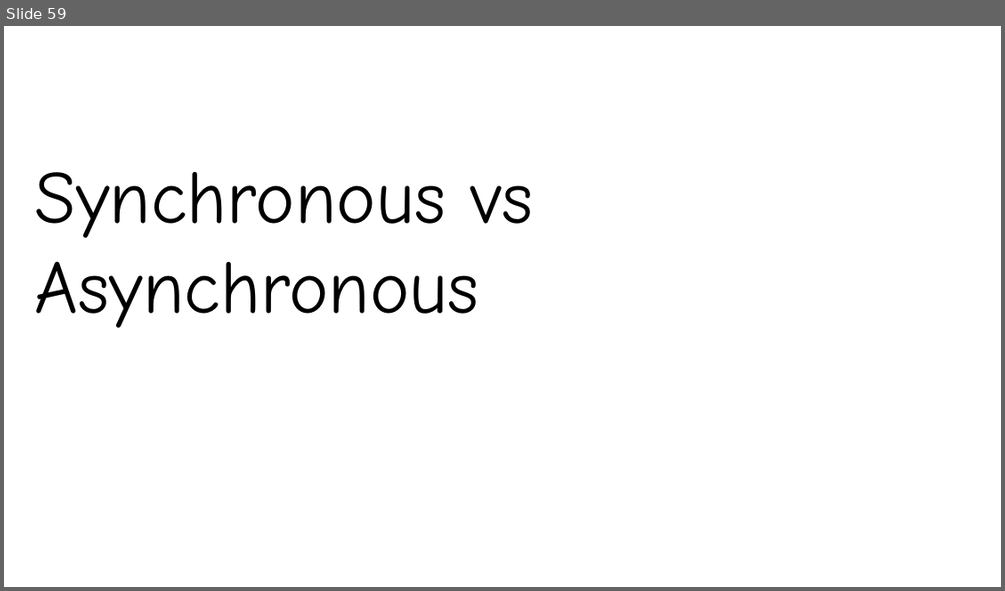
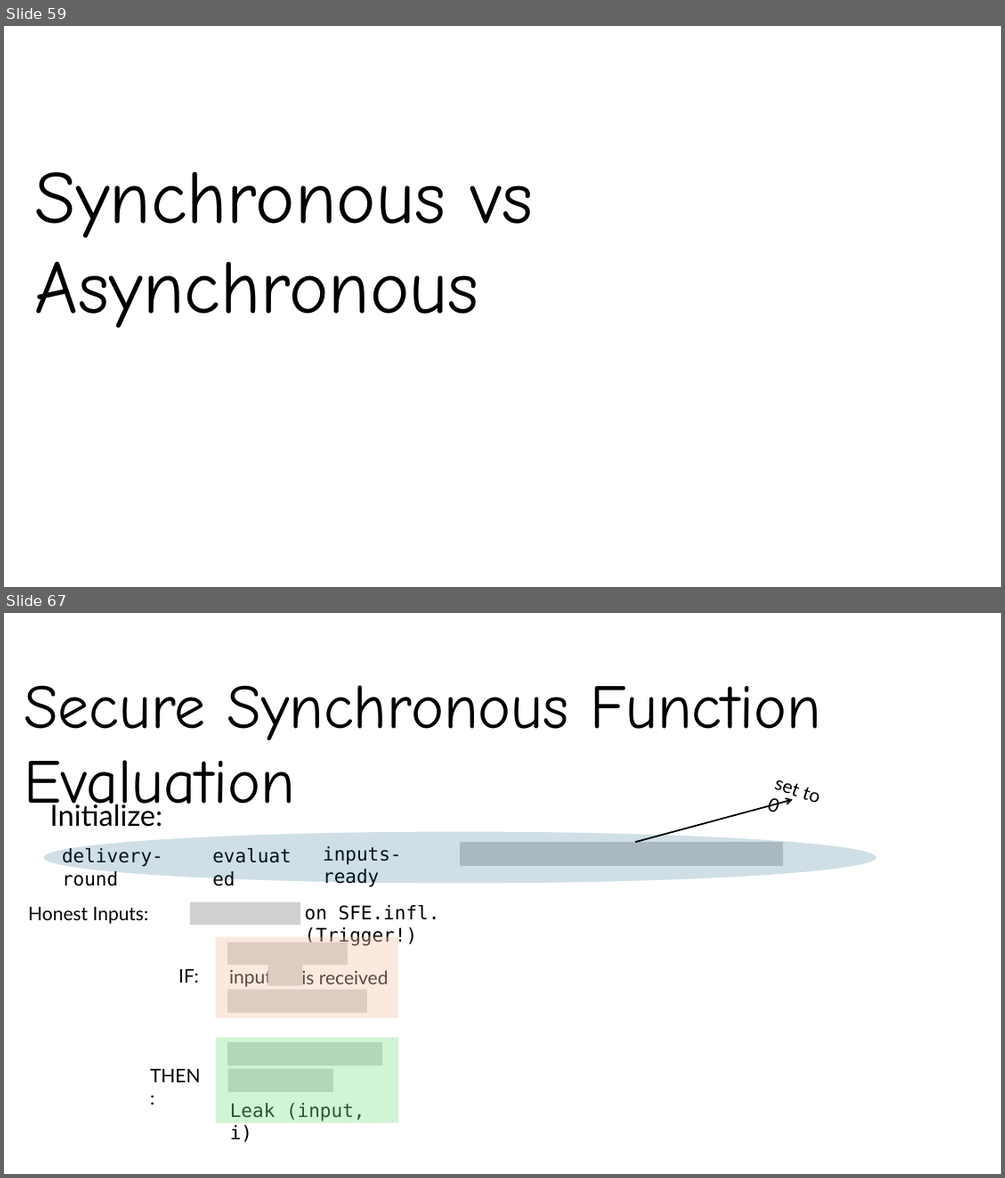
Before and after one commit to privacy-iitk/cs714-26-Winter, a slide deck: Chapter4.pptx. Shown one above the other, each under a label of ours: slide 59 before the commit, slides 59 and 67 after it; the slides between them are not shown. The pictures are 1005x591 and 1005x1178 pixels, drawn with LibreOffice and Linux fonts; fonts in the diff are those of the drawing; grey boxes stand for pictures. Boxes give left, top, right and bottom in pixels: in the first picture for what was removed or moved away, otherwise in the second. Text is boxed around its words. In the diff, an @@ line names an element or a change of style, - is before the commit and + after.

```diff
--- a/Chapter4.pptx
+++ b/Chapter4.pptx
@@ slide 67 added at (4,613,1001,1174), background #FFFFFF @@
@@ text added at (24,685,821,822), 60 pt, text #000000 @@
+Secure Synchronous Function Evaluation
@@ arrow added from (635, 842) to (793, 799), #000000 1.5 pt @@
@@ text added at (767,780,797,812), 18 pt, text #000000 @@
+set to 0
@@ text added at (50,800,163,827), 28 pt, text #000000 @@
+Initialize:
@@ ellipse added at (44,831,877,883), fill #156082 at 20% opacity @@
@@ text added at (62,847,163,886), 18 pt, text #000000 @@
+delivery-round
@@ text added at (205,841,309,871), 18 pt, text #000000 @@
+evaluated
@@ text added at (323,846,401,887), 18 pt, text #000000 @@
+inputs-ready
@@ picture added at (461,842,783,866) @@
@@ picture added at (190,901,301,925) @@
@@ text added at (305,905,440,946), 18 pt, text #000000 @@
+on SFE.infl. (Trigger!)
@@ text added at (28,907,149,924), 18 pt, text #000000 @@
+Honest Inputs:
@@ rectangle added at (216,937,398,1018), fill #F6C6AD at 37% opacity @@
@@ picture added at (227,942,348,965) @@
@@ text added at (178,969,199,982), 18 pt, text #000000 @@
+IF:
@@ text added at (229,969,272,987), 18 pt, text #000000 @@
+input
@@ picture added at (268,963,303,985) @@
@@ text added at (301,970,388,984), 18 pt, text #000000 @@
+is received
@@ picture added at (227,989,367,1013) @@
@@ rectangle added at (216,1037,398,1123), fill #84E291 at 37% opacity @@
@@ picture added at (227,1042,382,1065) @@
@@ text added at (150,1069,201,1082), 18 pt, text #000000 @@
+THEN:
@@ picture added at (227,1069,333,1092) @@
@@ text added at (230,1103,364,1142), 18 pt, text #000000 @@
+Leak (input, i)
```
Also in this commit, not shown: 1 slide changed, 10 other slides added, 1 other file.
